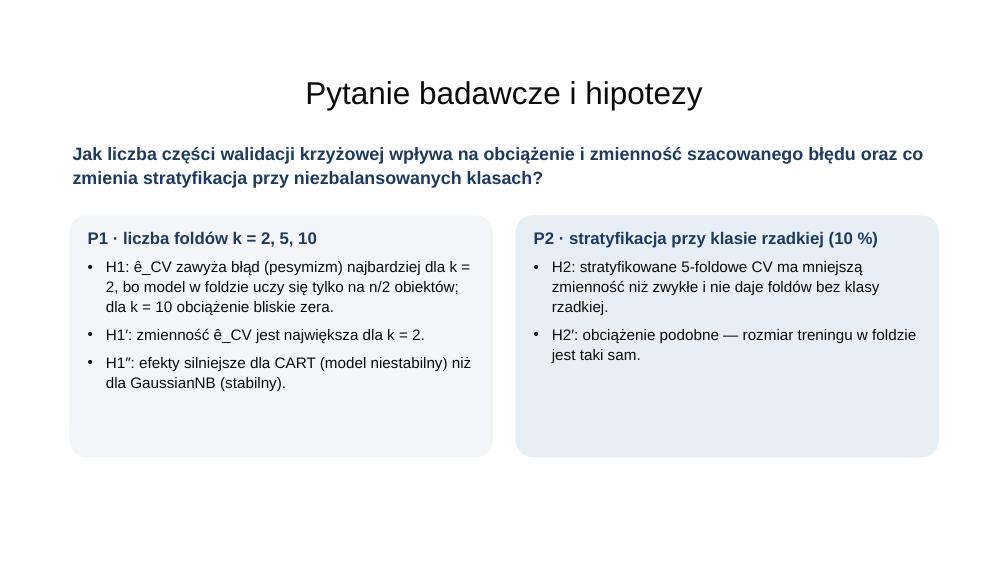
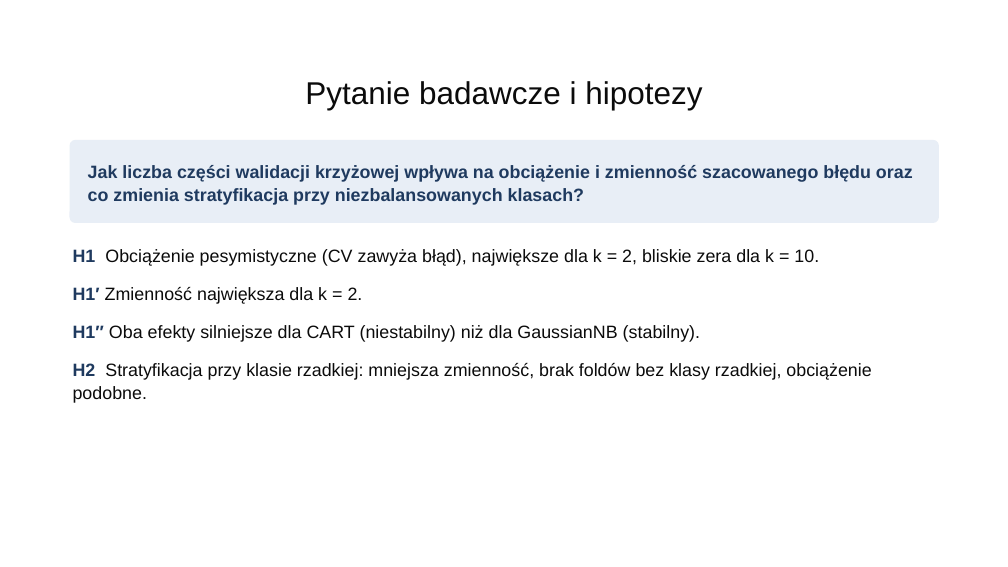
Before and after one commit to FylyppS/rozpoznawanie-wzorcow, a slide deck: slide 3 of etap1/slajdy-etap1.pptx. Drawn at 1008x567 pixels with LibreOffice and Linux fonts; fonts in the diff are those of the drawing; background and template pictures are left out. Boxes give left, top, right and bottom in pixels: in the first picture for what was removed or moved away, otherwise in the second. Text is boxed around its words. In the diff, an @@ line names an element or a change of style, - is before the commit and + after.

```diff
--- a/etap1/slajdy-etap1.pptx
+++ b/etap1/slajdy-etap1.pptx
@@ rounded rectangle added at bbox=[70, 140, 939, 223], fill #E8EEF6 @@
@@ text "Jak liczba części walidacji krzyżowej ...": place and size @@
-text "Jak liczba części walidacji krzyżowej ..." at bbox=[73, 147, 924, 188]
+text "Jak liczba części walidacji krzyżowej ..." at bbox=[88, 165, 913, 205]
@@ text "Jak liczba części walidacji krzyżowej ..." at bbox=[88, 165, 913, 205]: vertical alignment top to middle @@
@@ rounded rectangle removed at bbox=[70, 216, 493, 457] @@
@@ rounded rectangle removed at bbox=[516, 216, 939, 457] @@
@@ text removed at bbox=[534, 232, 916, 363] @@
-P2 · stratyfikacja przy klasie rzadkiej (10 %)
-• H2: stratyfikowane 5‑foldowe CV ma mniejszą zmienność niż zwykłe i nie daje foldów bez klasy rzadkiej.
-• H2′: obciążenie podobne — rozmiar treningu w foldzie jest taki sam.
@@ text at bbox=[73, 249, 871, 403]: text changed; size 14.5 to 17 pt @@
-P1 · liczba foldów k = 2, 5, 10
-• H1: ê_CV zawyża błąd (pesymizm) najbardziej dla k = 2, bo model w foldzie uczy się tylko na n/2 obiektów; dla k = 10 obciążenie bliskie zera.
-• H1′: zmienność ê_CV jest największa dla k = 2.
-• H1″: efekty silniejsze dla CART (model niestabilny) niż dla GaussianNB (stabilny).
+H1 Obciążenie pesymistyczne (CV zawyża błąd), największe dla k = 2, bliskie zera dla k = 10.
+H1′ Zmienność największa dla k = 2.
+H1″ Oba efekty silniejsze dla CART (niestabilny) niż dla GaussianNB (stabilny).
+H2 Stratyfikacja przy klasie rzadkiej: mniejsza zmienność, brak foldów bez klasy rzadkiej, obciążenie podobne.
```
Also in this commit, not shown: 8 other slides changed, 1 slide added, 2 slides removed, 2 other files.
